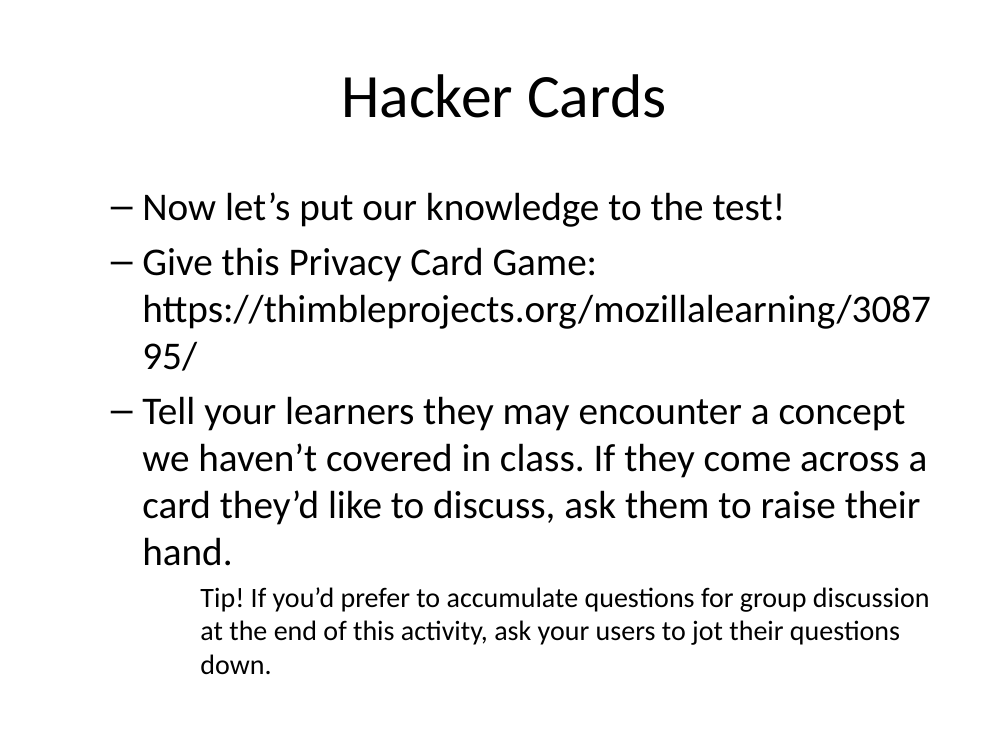
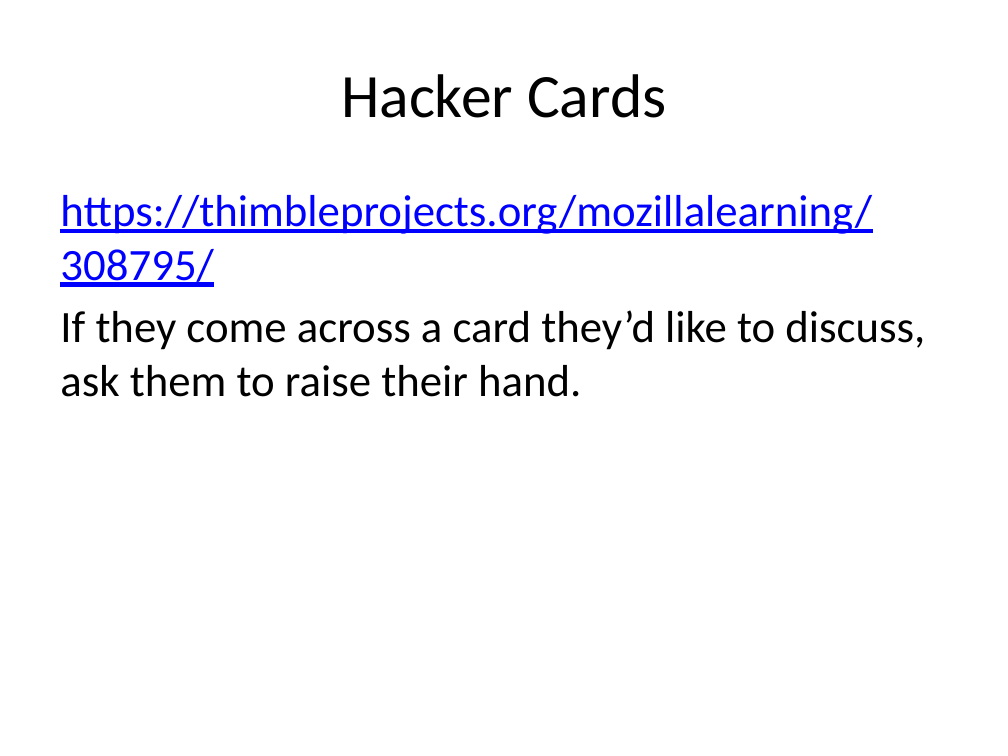
Before and after one commit to mr-eggleton/web-lit-core, a slide deck: slide 16 of powerpoints/11-safety-first.pptx (slide 13 before the commit). Drawn at 1008x756 pixels with LibreOffice and Linux fonts; fonts in the diff are those of the drawing. Boxes give left, top, right and bottom in pixels: in the first picture for what was removed or moved away, otherwise in the second. Text is boxed around its words. In the diff, an @@ line names an element or a change of style, - is before the commit and + after.

```diff
--- a/powerpoints/11-safety-first.pptx
+++ b/powerpoints/11-safety-first.pptx
@@ text at [60, 195, 925, 397]: text changed; size 28 to 32 pt @@
-  – Now let’s put our knowledge to the test!
-  – Give this Privacy Card Game: https://thimbleprojects.org/mozillalearning/308795/
-  – Tell your learners they may encounter a concept we haven’t covered in class. If they come across a card they’d like to discuss, ask them to raise their hand.
-Tip! If you’d prefer to accumulate questions for group discussion at the end of this activity, ask your users to jot their questions down.
+https://thimbleprojects.org/mozillalearning/308795/
+If they come across a card they’d like to discuss, ask them to raise their hand.
```
Also in this commit, not shown: 8 other slides changed, 5 slides added, 1 slide removed, 15 other files.
